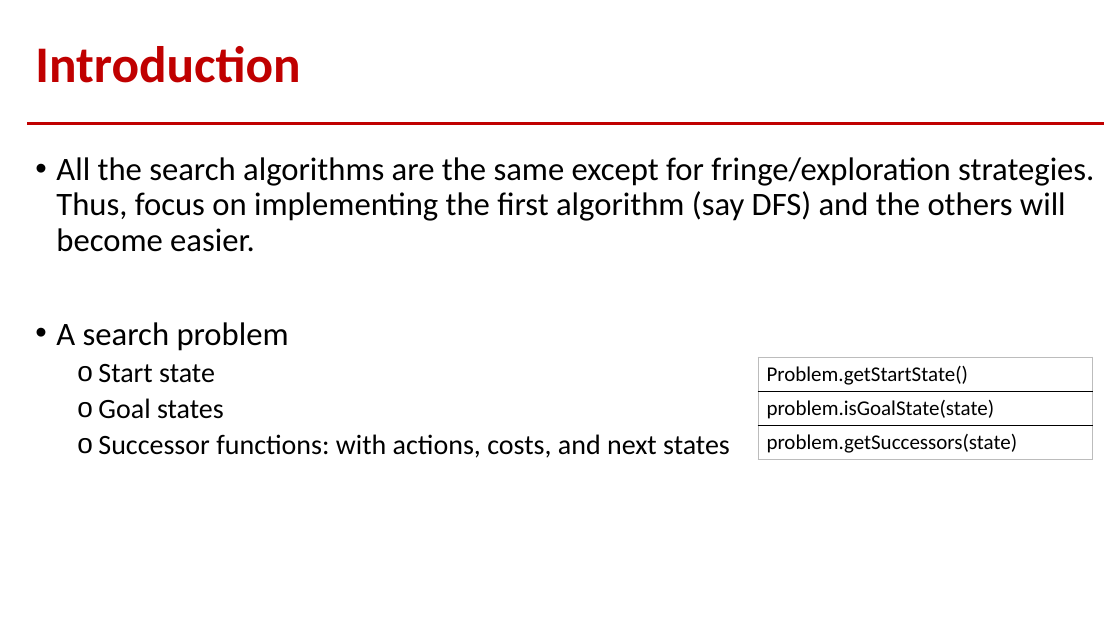
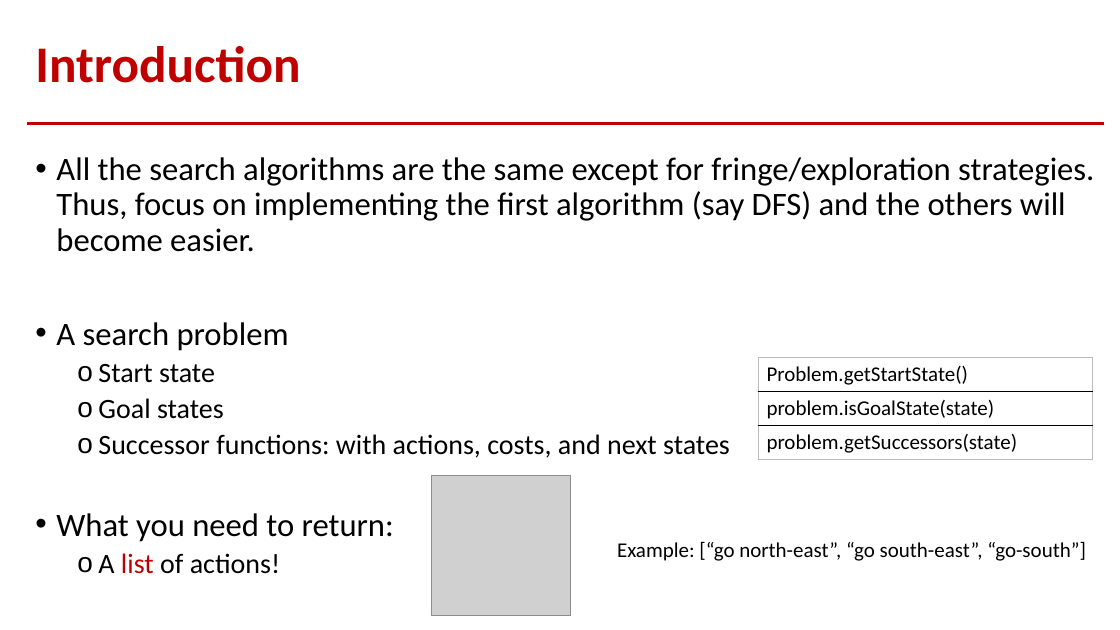
Before and after one commit to pujols/OSU_CSE_3521_2021AU, a slide deck: slide 4 of HW_1_Programming_Set/HW_1_Programming/HW1_introduction.pptx. Drawn at 1120x630 pixels with LibreOffice and Linux fonts; fonts in the diff are those of the drawing; grey boxes stand for pictures. Boxes give left, top, right and bottom in pixels: in the first picture for what was removed or moved away, otherwise in the second. Text is boxed around its words. In the diff, an @@ line names an element or a change of style, - is before the commit and + after.

```diff
--- a/HW_1_Programming_Set/HW_1_Programming/HW1_introduction.pptx
+++ b/HW_1_Programming_Set/HW_1_Programming/HW1_introduction.pptx
@@ picture added at (x1=432, y1=476, x2=571, y2=615) @@
@@ text at (x1=56, y1=513, x2=394, y2=574): paragraphs added @@
+• What you need to return:
+  o A list of actions!
@@ text added at (x1=617, y1=541, x2=1086, y2=561), 18 pt, text #000000 @@
+Example: [“go north-east”, “go south-east”, “go-south”]
```
Also in this commit, not shown: 2 other slides changed, 2 other files.
